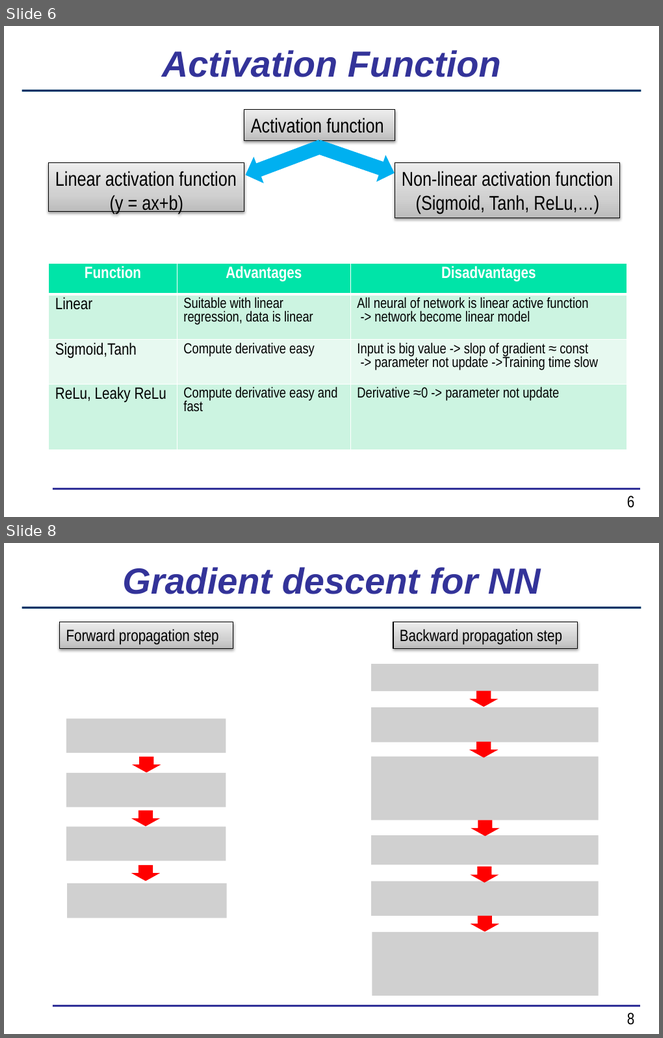
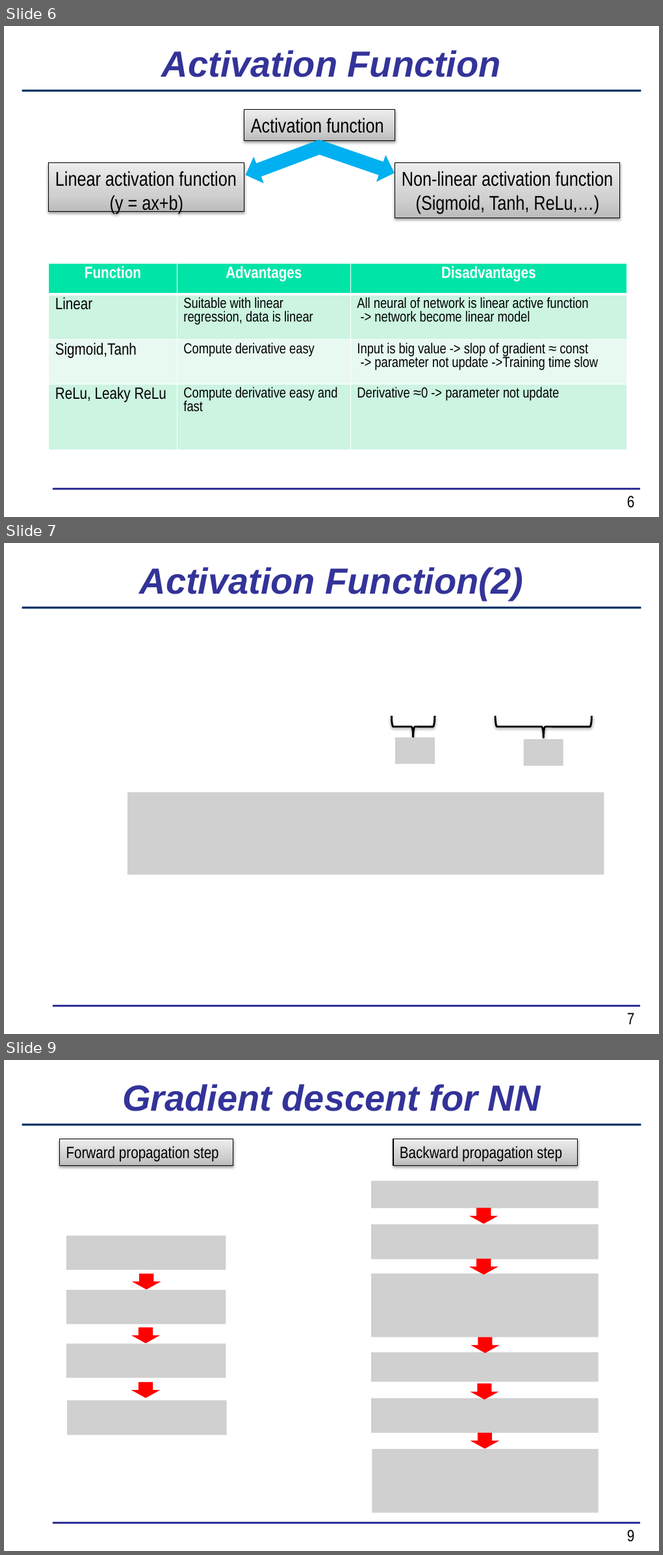
Before and after one commit to thanhpt93/DLSG19-, a slide deck: Thanh_W3_20190806.pptx. Shown one above the other, each under a label of ours: slides 6 and 8 before the commit, slides 6, 7 and 9 after it; the slides between them are not shown. The pictures are 663x1038 and 663x1555 pixels, drawn with LibreOffice and Linux fonts; fonts in the diff are those of the drawing; grey boxes stand for pictures; background and template pictures are left out. Boxes give left, top, right and bottom in pixels: in the first picture for what was removed or moved away, otherwise in the second. Text is boxed around its words. In the diff, an @@ line names an element or a change of style, - is before the commit and + after.

Commit message:
Add formular to explain about linear function

```diff
--- a/Thanh_W3_20190806.pptx
+++ b/Thanh_W3_20190806.pptx
@@ slide 7 added at box(4, 543, 659, 1034), background #FFFFFF; not listed: 2 template elements that a slide beside it also shows @@
@@ title added at box(140, 567, 523, 600), 40 pt, text #333399, bold, italic @@
+Activation Function(2)
@@ right brace added at box(391, 717, 435, 738), outline #000000 2 pt @@
@@ right brace added at box(495, 716, 592, 737), outline #000000 2 pt @@
@@ picture added at box(395, 737, 434, 764) @@
@@ picture added at box(523, 739, 563, 766) @@
@@ picture added at box(128, 793, 604, 875) @@
@@ page number added at box(627, 1013, 634, 1025), 18 pt, text #000000 @@
+7
@@ what was slide 8 is now slide 9 @@
@@ page number at box(627, 1530, 634, 1542): text changed @@
-8
+9
```
Also in this commit, not shown: 1 slide changed.
